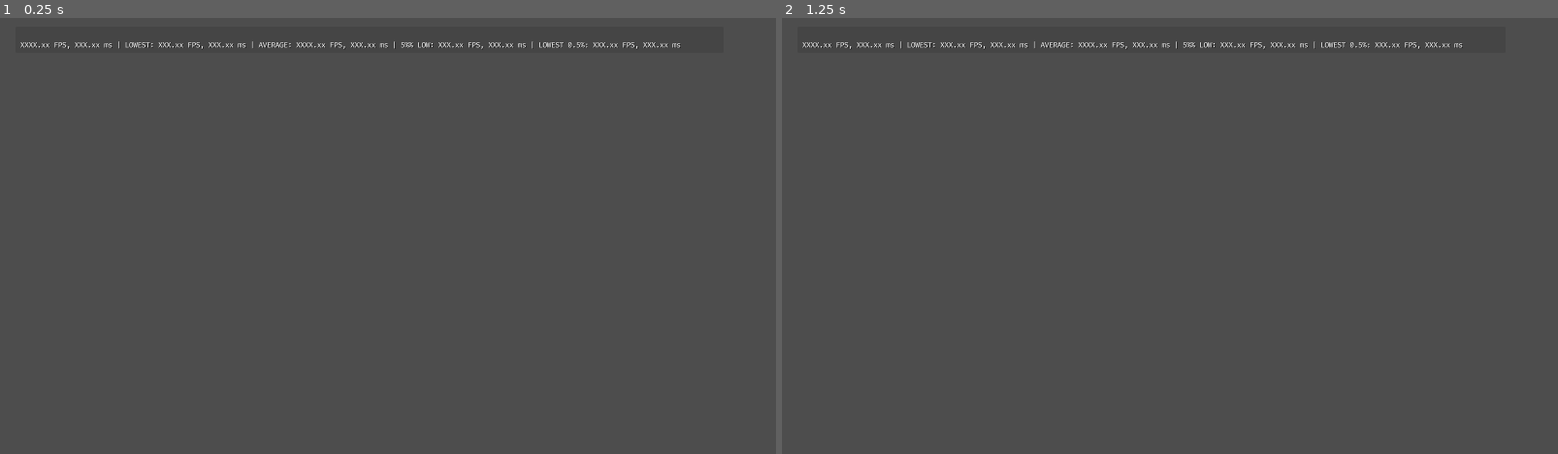
Above: before the commit, frames 1-2 (left to right).
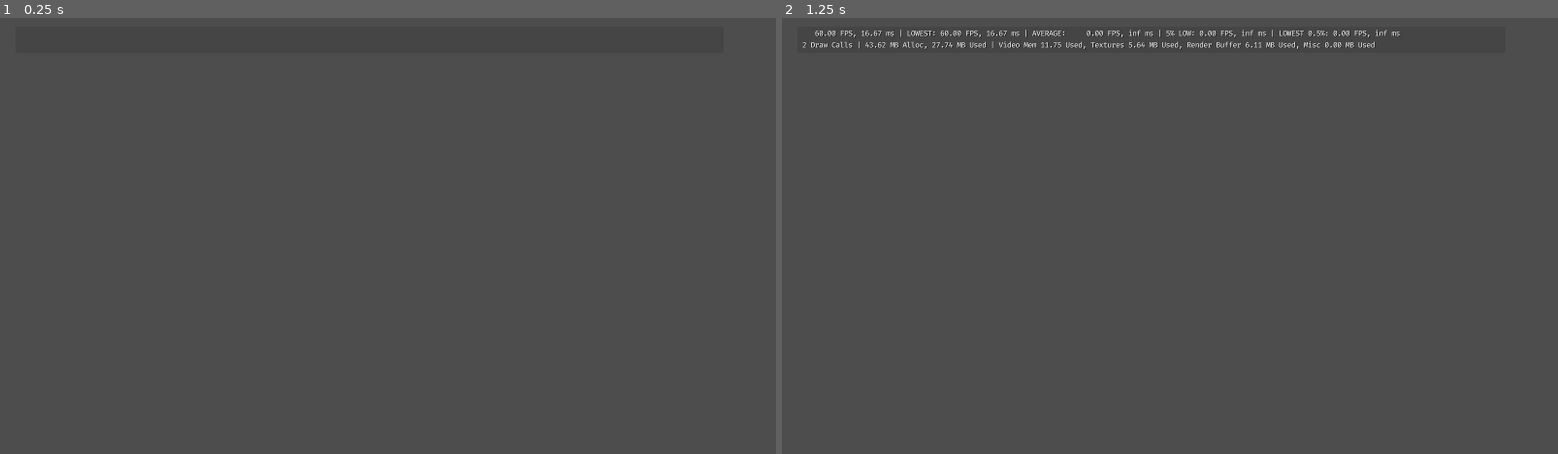
Above: after the commit, the same moments.

Repository: rchanlatte95/godot-ai-test
Game: Godot game, scene res://base.tscn
Same seed, same stepped clock (60 frames per second), same inputs: the game is played once before the commit and once after it.
Inputs:
- Up to frame 1 (0.25 s): no input
- Up to frame 2 (1.25 s): tap Enter at 0.5 s

The runs differ from the first frame. In frame 1, 0.5% of the frame differs, in the area x 2-88%, y 5-8%; in frame 2, 1.1%, in the area x 2-88%, y 2-8%.
Error before the commit: Invalid assignment of property or key 'text' with value of type 'String' on a base object of type 'null instance'. (res://diagnostics.gd:113)

Commit message:
Added memory stats

Diff:
--- a/snayff-ai-test/base.tscn
+++ b/snayff-ai-test/base.tscn
@@ -25,7 +25,7 @@
 alignment_vertical = 0
 script = ExtResource("1_jqxe1")
 TimeStats = NodePath("DiagnosticPanel/MarginContainer/DiagnosticContainer/DiagnosticTimingStats")
-MemStats = NodePath("")
+MemStats = NodePath("DiagnosticPanel/MarginContainer/DiagnosticContainer/DiagnosticMemoryStats")
 
 [node name="DiagnosticPanel" type="PanelContainer" parent="UI_Manager/DiagnosticAspectRatio"]
 self_modulate = Color(1, 1, 1, 0.25098)
@@ -67,7 +67,7 @@
 theme_override_colors/font_shadow_color = Color(0, 0, 0, 1)
 theme_override_fonts/font = ExtResource("1_e8nri")
 theme_override_font_sizes/font_size = 14
-text = "XXXX.xx FPS, XXX.xx ms | LOWEST: XXX.xx FPS, XXX.xx ms | AVERAGE: XXXX.xx FPS, XXX.xx ms | 5%% LOW: XXX.xx FPS, XXX.xx ms | LOWEST 0.5%: XXX.xx FPS, XXX.xx ms"
+text = "XXXX.xx KBytes In Use"
 vertical_alignment = 1
 autowrap_mode = 2
 text_overrun_behavior = 2
--- a/snayff-ai-test/diagnostics.gd
+++ b/snayff-ai-test/diagnostics.gd
@@ -34,6 +34,7 @@
 var stat_id_str: String = "%X" % [stat_id]
 const file_fmt: String = "res://%s_%s_timingStats.txt"
 const time_fmt: String = "%8.2f FPS, %0.2f ms | LOWEST: %0.2f FPS, %0.2f ms | AVERAGE: %8.2f FPS, %0.2f ms | 5%% LOW: %0.2f FPS, %0.2f ms | LOWEST 0.5%%: %0.2f FPS, %0.2f ms"
+const mem_fmt: String = "%d Draw Calls | %0.2f MB Alloc, %0.2f MB Used | Video Mem %0.2f Used, Textures %0.2f MB Used, Render Buffer %0.2f MB Used, Misc %0.2f MB Used"
 
 # Instead of 1% low FPS, we're doing a weighted average on the lowest 5%
 func LowestFpsWeightedAverage(low_frames: PackedFloat32Array) -> float:
@@ -108,6 +109,50 @@
 
 	print("STATS FLUSHED TO FILE: " + fn)
 
+func DisplayMemStats() -> void:
+
+	const BYTES_TO_MB: float = 1.0 / 1048576.0
+
+	var draw_calls: int = ceil(Performance.get_monitor(Performance.RENDER_TOTAL_DRAW_CALLS_IN_FRAME))
+
+	# Available static memory.
+	var static_mem_alloc: float = Performance.get_monitor(Performance.MEMORY_STATIC_MAX)
+	# Static memory currently used, in bytes.
+	var static_mem_used: float = Performance.get_monitor(Performance.MEMORY_STATIC)
+	# The amount of video memory used (texture and vertex memory combined, in bytes). Since this metric also includes miscellaneous allocations, this value is always greater than the sum of RENDER_TEXTURE_MEM_USED and RENDER_BUFFER_MEM_USED.
+	var total_video_mem_used: float = Performance.get_monitor(Performance.RENDER_VIDEO_MEM_USED)
+	# The amount of texture memory used (in bytes).
+	var tex_mem_used: float = Performance.get_monitor(Performance.RENDER_TEXTURE_MEM_USED)
+	# The amount of render buffer memory used (in bytes).
+	var render_buffer_mem_used: float = Performance.get_monitor(Performance.RENDER_BUFFER_MEM_USED)
+	var misc_gfx_mem_used: float = total_video_mem_used - (tex_mem_used + render_buffer_mem_used)
+
+	static_mem_alloc *= BYTES_TO_MB
+	static_mem_used *= BYTES_TO_MB
+	total_video_mem_used *= BYTES_TO_MB
+	tex_mem_used *= BYTES_TO_MB
+	render_buffer_mem_used *= BYTES_TO_MB
+	misc_gfx_mem_used *= BYTES_TO_MB
+	var final_str = mem_fmt % [draw_calls,
+							static_mem_alloc, static_mem_used,
+							total_video_mem_used, tex_mem_used, render_buffer_mem_used, misc_gfx_mem_used]
+	MemStats.text = final_str
+
+func DisplayTimeStats(delta: float) -> void:
+	var fps: float = 1.0 / delta
+	var ms_per_frame: float = 1000.0 * delta
+	var lowest_ms_per_frame: float = 1000.0 / lowest_fps
+	var trim_ms_per_frame: float = 1000.0 / trim_avg_fps
+	var low_avg_ms_per_frame: float = 1000.0 / low_avg_fps
+	var lowest_avg_ms_per_frame: float = 1000.0 / lowest_avg_fps
+
+	var final_str = time_fmt % [fps, ms_per_frame,
+							 lowest_fps, lowest_ms_per_frame,
+							 trim_avg_fps, trim_ms_per_frame,
+							 low_avg_fps, low_avg_ms_per_frame,
+							 lowest_avg_fps, lowest_avg_ms_per_frame]
+	TimeStats.text = final_str
+
 func _ready() -> void:
 	TimeStats.text = ""
 	MemStats.text = ""
@@ -134,7 +179,6 @@
 	lowest_fps = fps if fps < lowest_fps else lowest_fps
 
 	if (avg_buffer_idx >= AVG_BUFFER_SIZE):
-
 		TabulateTimeStats()
 
 		auto_flush_ctr += 1
@@ -143,16 +187,6 @@
 			auto_flush_ctr = 0
 
 	if (accum >= 0.08333):
-		var ms_per_frame: float = 1000.0 * delta
-		var lowest_ms_per_frame: float = 1000.0 / lowest_fps
-		var trim_ms_per_frame: float = 1000.0 / trim_avg_fps
-		var low_avg_ms_per_frame: float = 1000.0 / low_avg_fps
-		var lowest_avg_ms_per_frame: float = 1000.0 / lowest_avg_fps
-
-		var final_str = time_fmt % [fps, ms_per_frame,
-								 lowest_fps, lowest_ms_per_frame,
-								 trim_avg_fps, trim_ms_per_frame,
-								 low_avg_fps, low_avg_ms_per_frame,
-								 lowest_avg_fps, lowest_avg_ms_per_frame]
-		TimeStats.text = final_str
+		DisplayTimeStats(delta)
+		DisplayMemStats()
 		accum = 0.0
Not shown, added: snayff-ai-test/2024-09-01_2B4F9A1C_timingStats.txt
Not shown, added: snayff-ai-test/2024-09-01_31FED3E4_timingStats.txt
Not shown, added: snayff-ai-test/2024-09-01_34493821_timingStats.txt
Not shown, added: snayff-ai-test/2024-09-01_5BEC03AE_timingStats.txt
Not shown, added: snayff-ai-test/2024-09-01_647F8ABE_timingStats.txt
Not shown, added: snayff-ai-test/2024-09-01_72AB86A7_timingStats.txt
Not shown, added: snayff-ai-test/2024-09-01_BC70CEC7_timingStats.txt
